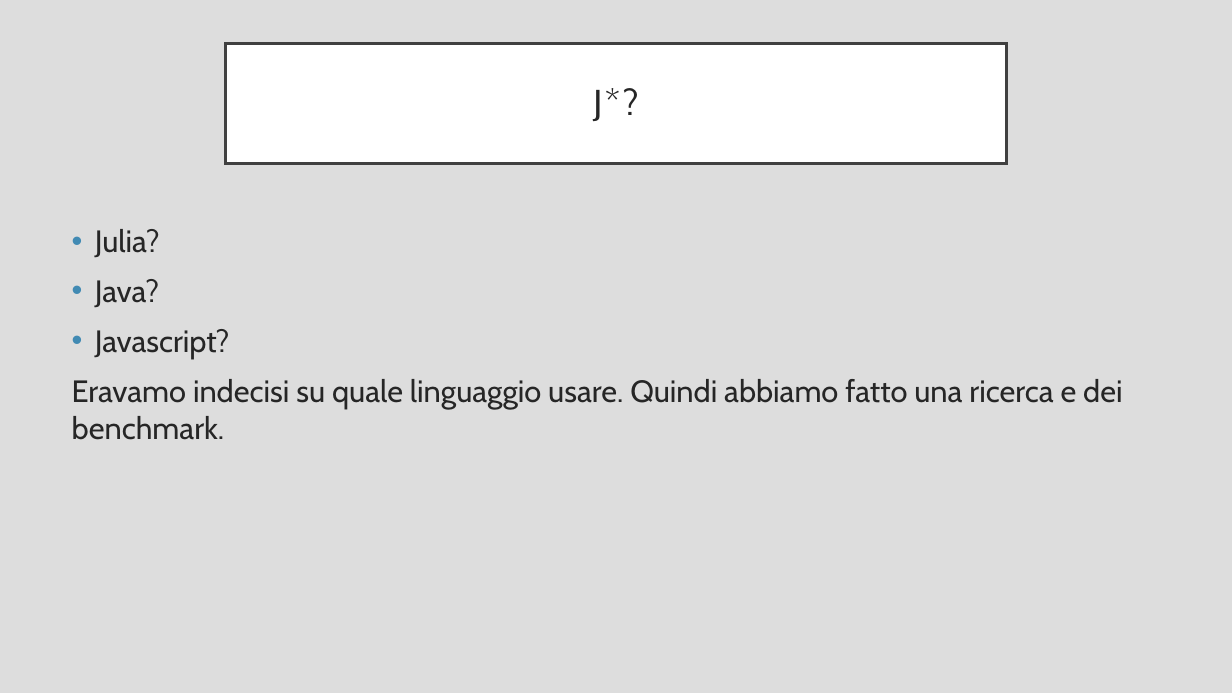
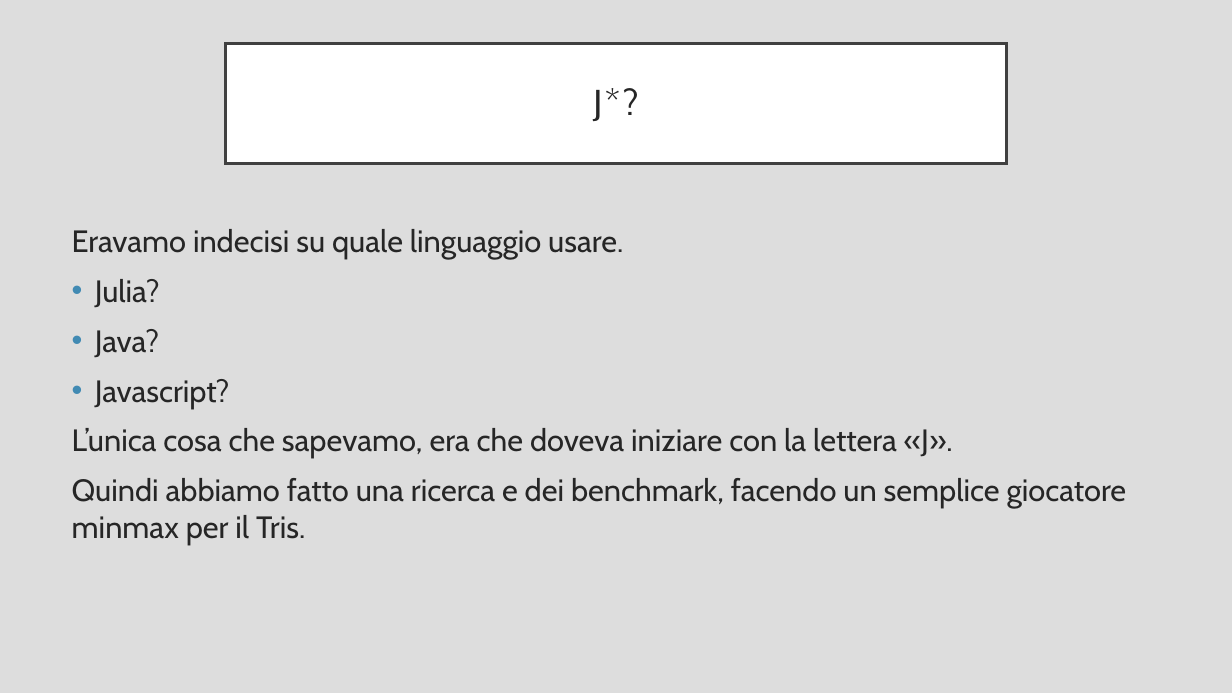
Before and after one commit to mraminella/JStar, a slide deck: slide 2 of presentazione.pptx. Drawn at 1232x693 pixels with LibreOffice and Linux fonts; fonts in the diff are those of the drawing. Boxes give left, top, right and bottom in pixels: in the first picture for what was removed or moved away, otherwise in the second. Text is boxed around its words. In the diff, an @@ line names an element or a change of style, - is before the commit and + after.

```diff
--- a/presentazione.pptx
+++ b/presentazione.pptx
@@ text at [72, 229, 623, 259]: paragraph added @@
+Eravamo indecisi su quale linguaggio usare.
@@ text at [72, 428, 1127, 545]: text changed @@
-Eravamo indecisi su quale linguaggio usare. Quindi abbiamo fatto una ricerca e dei benchmark.
+L’unica cosa che sapevamo, era che doveva iniziare con la lettera «J».
+Quindi abbiamo fatto una ricerca e dei benchmark, facendo un semplice giocatore minmax per il Tris.
```
Also in this commit, not shown: 2 other slides changed, 1 slide added.
